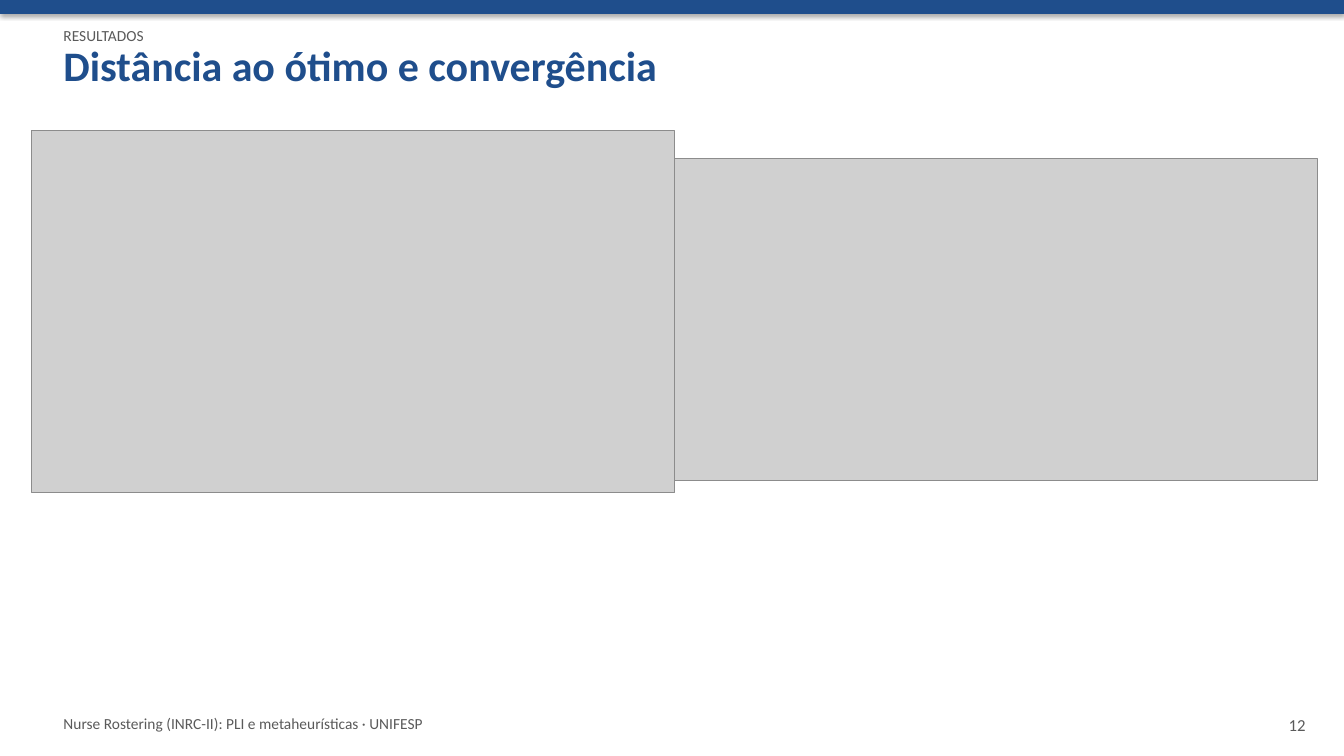
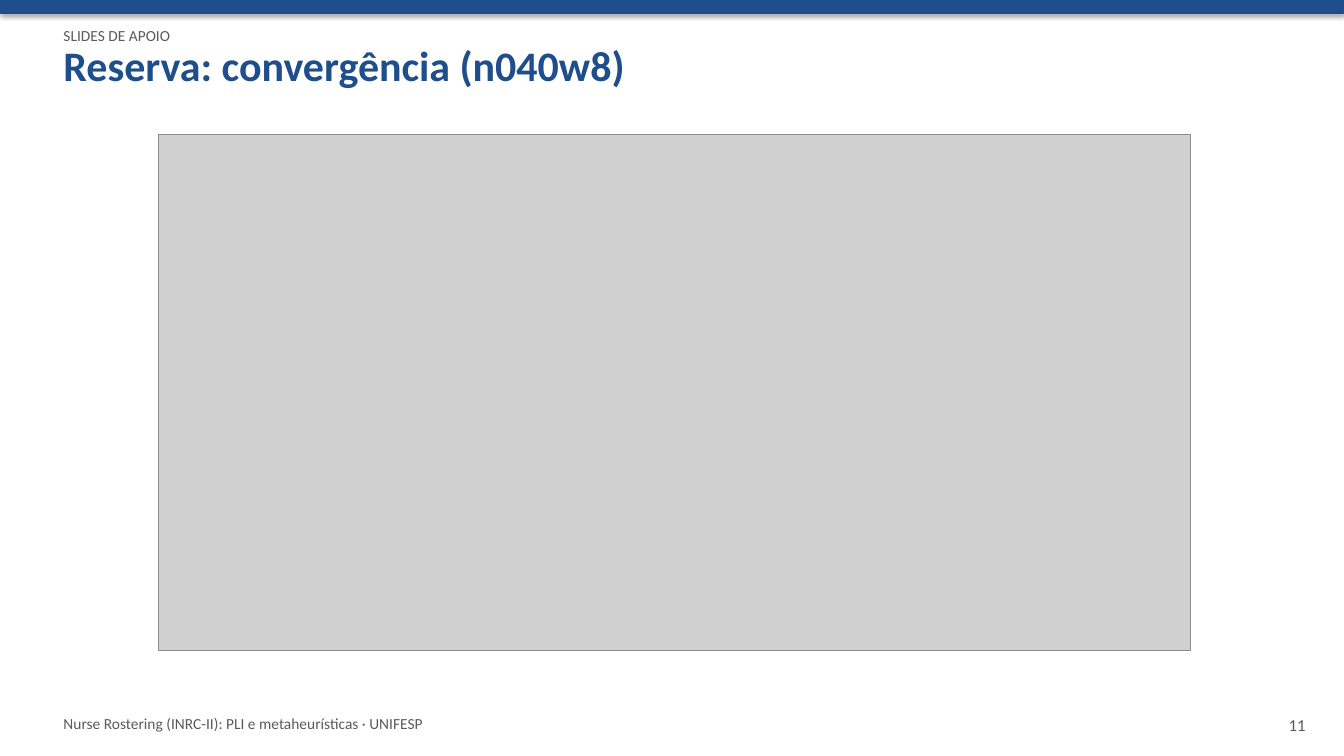
Before and after one commit to crazen/projetopo, a slide deck: slide 11 of entregas/etapa7_apresentacao.pptx (slide 12 before the commit). Drawn at 1344x756 pixels with LibreOffice and Linux fonts; fonts in the diff are those of the drawing; grey boxes stand for pictures. Boxes give left, top, right and bottom in pixels: in the first picture for what was removed or moved away, otherwise in the second. Text is boxed around its words. In the diff, an @@ line names an element or a change of style, - is before the commit and + after.

```diff
--- a/entregas/etapa7_apresentacao.pptx
+++ b/entregas/etapa7_apresentacao.pptx
@@ text at (63,50,625,88): text changed @@
-Distância ao ótimo e convergência
+Reserva: convergência (n040w8)
@@ text at (63,31,170,41): text changed @@
-RESULTADOS
+SLIDES DE APOIO
@@ picture: place and size @@
-picture at (31,131,675,493)
+picture at (158,135,1191,651)
@@ picture removed at (675,158,1318,480) @@
@@ text at (1289,720,1306,731): text changed @@
-12
+11
```
Also in this commit, not shown: 9 other slides changed, 2 slides added, 3 slides removed, 14 other files.
